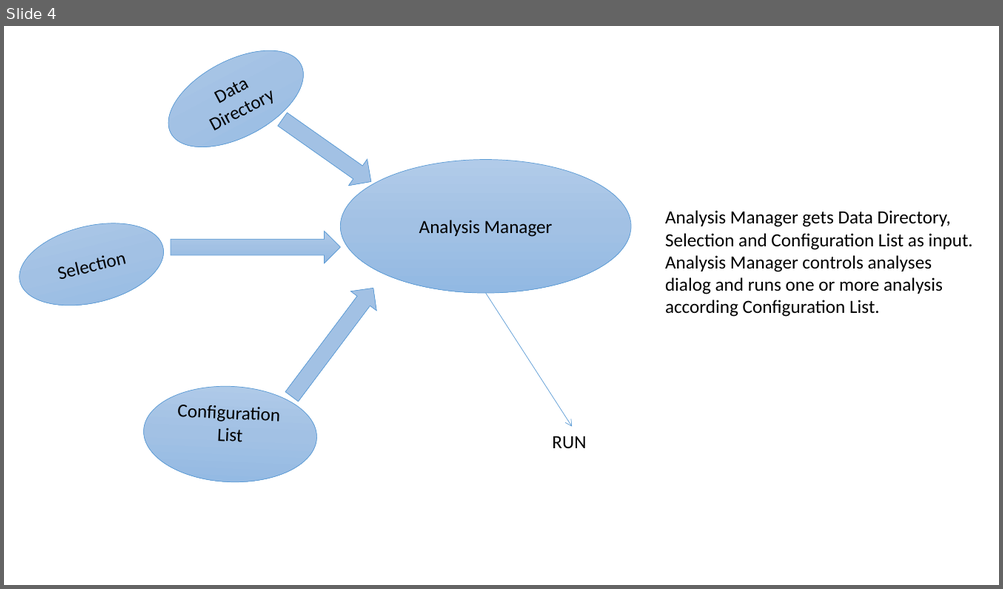
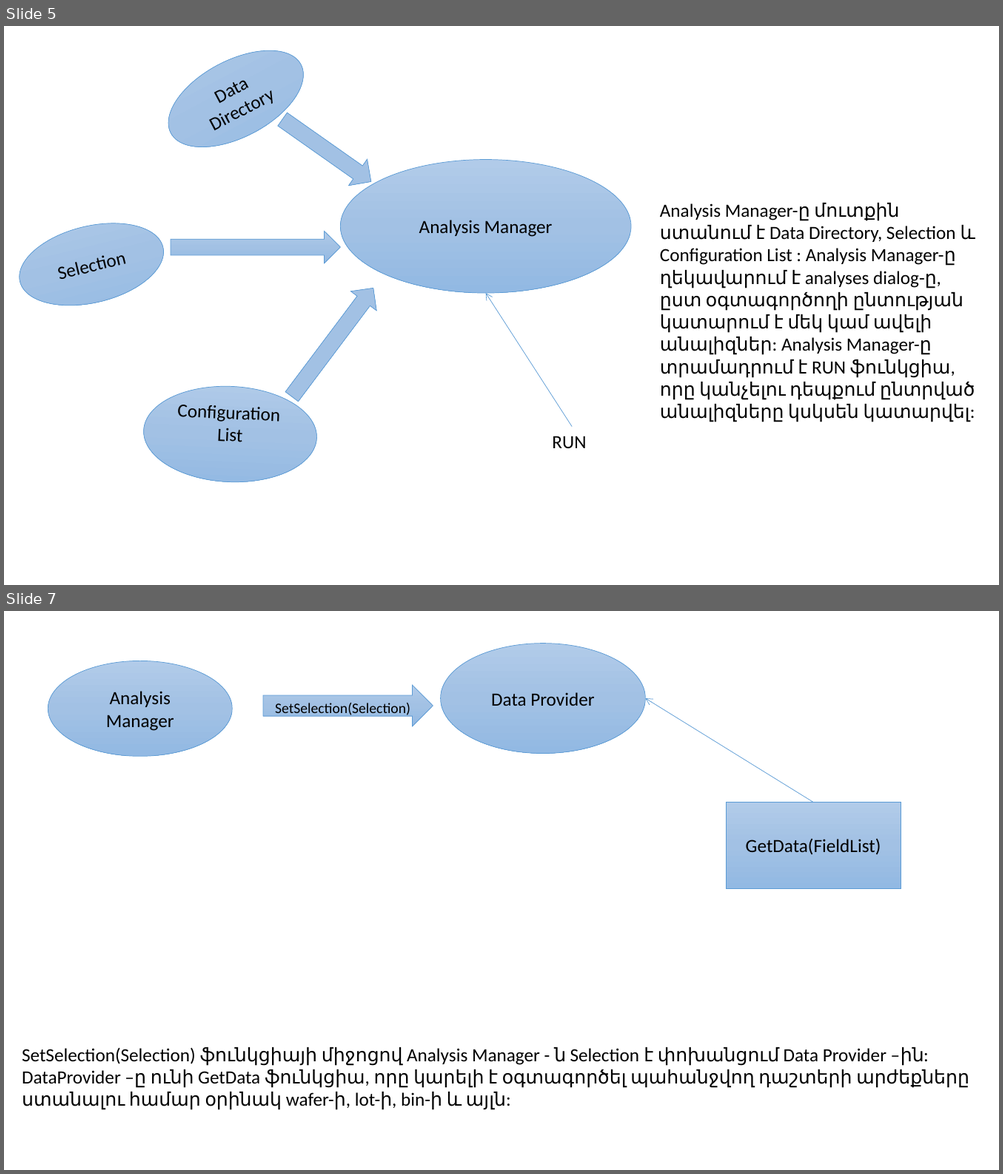
Before and after one commit to Mesrop-Gevorgyan/ATRChipset, a slide deck: Doc/Architecture_slide.pptx. Shown one above the other, each under a label of ours: slide 4 before the commit, slides 5 and 7 after it; the slides between them are not shown. The pictures are 1003x589 and 1003x1174 pixels, drawn with LibreOffice and Linux fonts; fonts in the diff are those of the drawing. Boxes give left, top, right and bottom in pixels: in the first picture for what was removed or moved away, otherwise in the second. Text is boxed around its words. In the diff, an @@ line names an element or a change of style, - is before the commit and + after.

```diff
--- a/Doc/Architecture_slide.pptx
+++ b/Doc/Architecture_slide.pptx
@@ slide 7 added at box(4, 611, 999, 1170), background #FFFFFF @@
@@ group added at box(48, 643, 900, 889): 2 ellipses, 1 rectangle, 1 right arrow @@
+Data Provider
+GetData(FieldList)
+Analysis Manager
+SetSelection(Selection)
@@ arrow added from (814, 802) to (646, 698), #5B9BD5 0.5 pt @@
@@ text added at box(22, 1048, 969, 1111), 18 pt, text #000000 @@
+SetSelection(Selection) ֆունկցիայի միջոցով Analysis Manager - ն Selection է փոխանցում Data Provider –ին:
+DataProvider –ը ունի GetData ֆունկցիա, որը կարելի է օգտագործել պահանջվող դաշտերի արժեքները ստանալու համար օրինակ wafer-ի, lot-ի, bin-ի և այլն:
@@ what was slide 4 is now slide 5 @@
@@ slide 5 changed as well @@
@@ text at box(660, 203, 975, 423): text changed @@
-Analysis Manager gets Data Directory, Selection and Configuration List as input. Analysis Manager controls analyses dialog and runs one or more analysis according Configuration List.
+Analysis Manager-ը մուտքին ստանում է Data Directory, Selection և Configuration List : Analysis Manager-ը ղեկավարում է analyses dialog-ը, ըստ օգտագործողի ընտության կատարում է մեկ կամ ավելի անալիզներ: Analysis Manager-ը տրամադրում է RUN ֆունկցիա, որը կանչելու դեպքում ընտրված անալիզները կսկսեն կատարվել:
@@ arrow moved from (486, 293) - (572, 426) to (572, 426) - (486, 293) @@
```
Also in this commit, not shown: 1 other slide changed, 5 other slides added, 4 slides removed.
